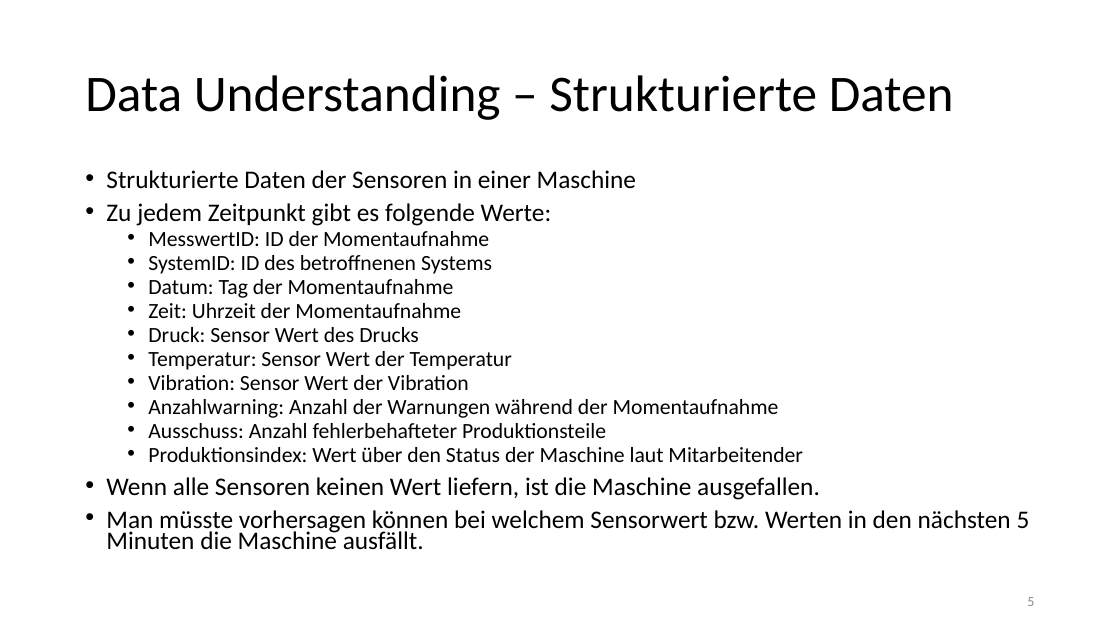
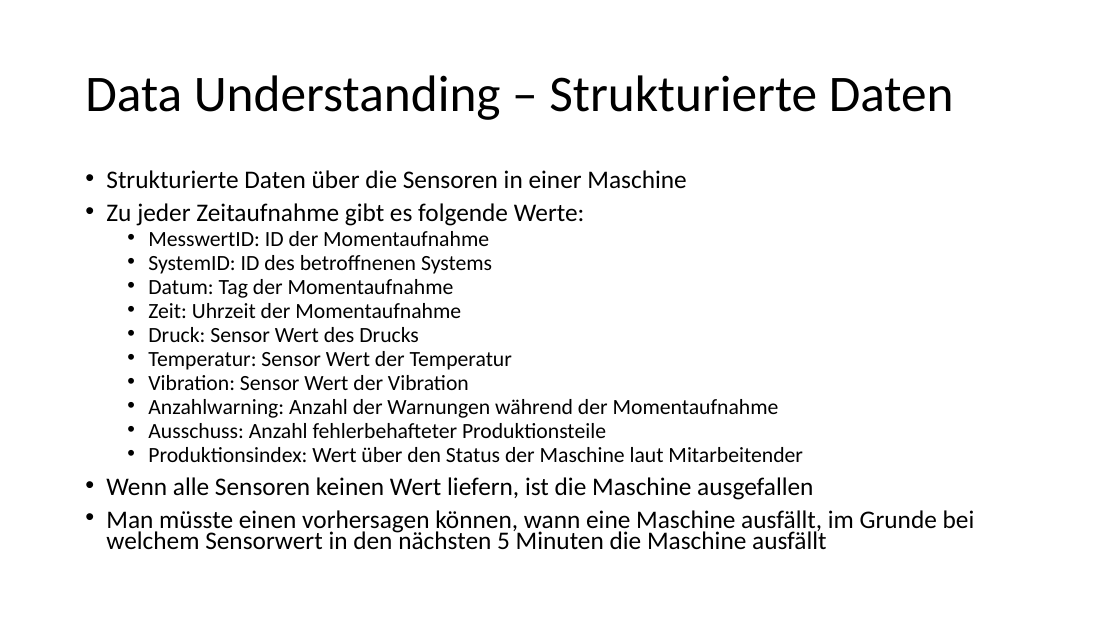
Before and after one commit to Flitschi7/big-data-management, a slide deck: slide 5 of Organisational/Dokumentation HHZ Rocket Project.pptx. Drawn at 1120x630 pixels with LibreOffice and Linux fonts; fonts in the diff are those of the drawing. Boxes give left, top, right and bottom in pixels: in the first picture for what was removed or moved away, otherwise in the second. Text is boxed around its words. In the diff, an @@ line names an element or a change of style, - is before the commit and + after.

```diff
--- a/Organisational/Dokumentation HHZ Rocket Project.pptx
+++ b/Organisational/Dokumentation HHZ Rocket Project.pptx
@@ text at [106,170,686,226]: text changed @@
-• Strukturierte Daten der Sensoren in einer Maschine
-• Zu jedem Zeitpunkt gibt es folgende Werte:
+• Strukturierte Daten über die Sensoren in einer Maschine
+• Zu jeder Zeitaufnahme gibt es folgende Werte:
@@ text at [106,477,975,550]: text changed @@
-• Wenn alle Sensoren keinen Wert liefern, ist die Maschine ausgefallen.
-• Man müsste vorhersagen können bei welchem Sensorwert bzw. Werten in den nächsten 5 Minuten die Maschine ausfällt.
+• Wenn alle Sensoren keinen Wert liefern, ist die Maschine ausgefallen
+• Man müsste einen vorhersagen können, wann eine Maschine ausfällt, im Grunde bei welchem Sensorwert in den nächsten 5 Minuten die Maschine ausfällt
@@ page number removed at [1027,597,1034,606] @@
-5
```
Also in this commit, not shown: 23 other slides changed, 9 slides added, 6 slides removed.
